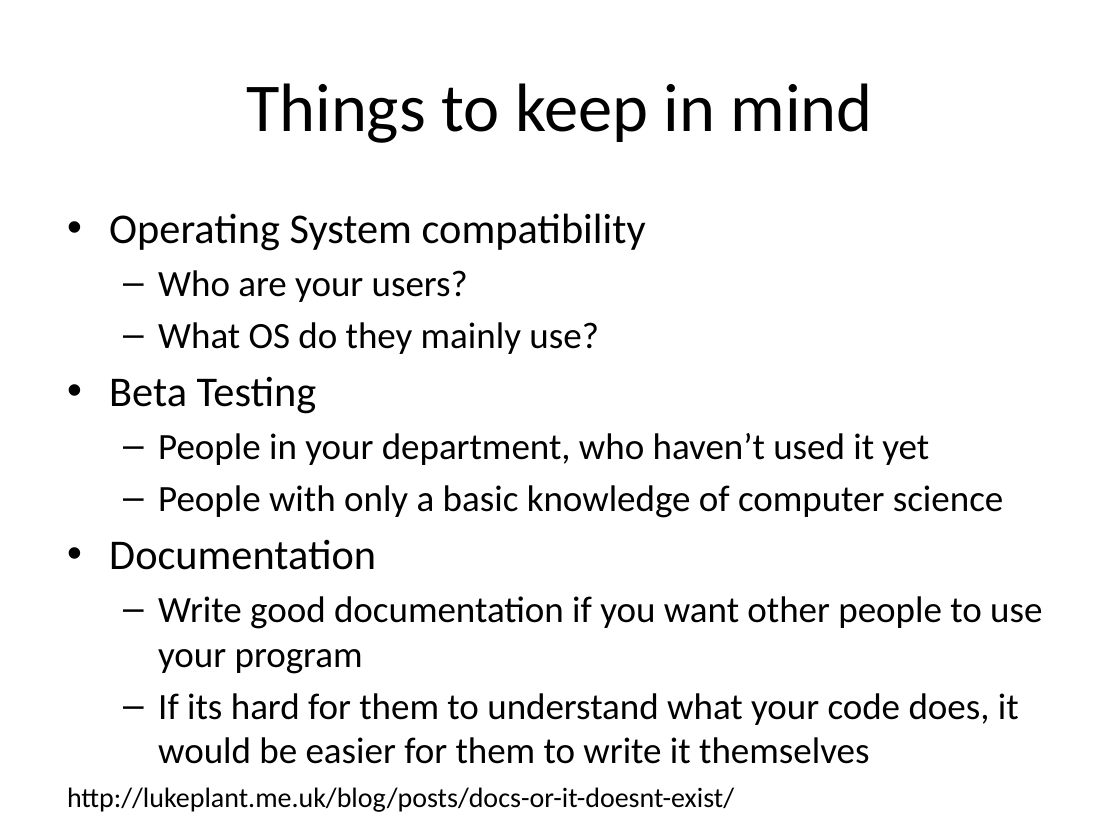
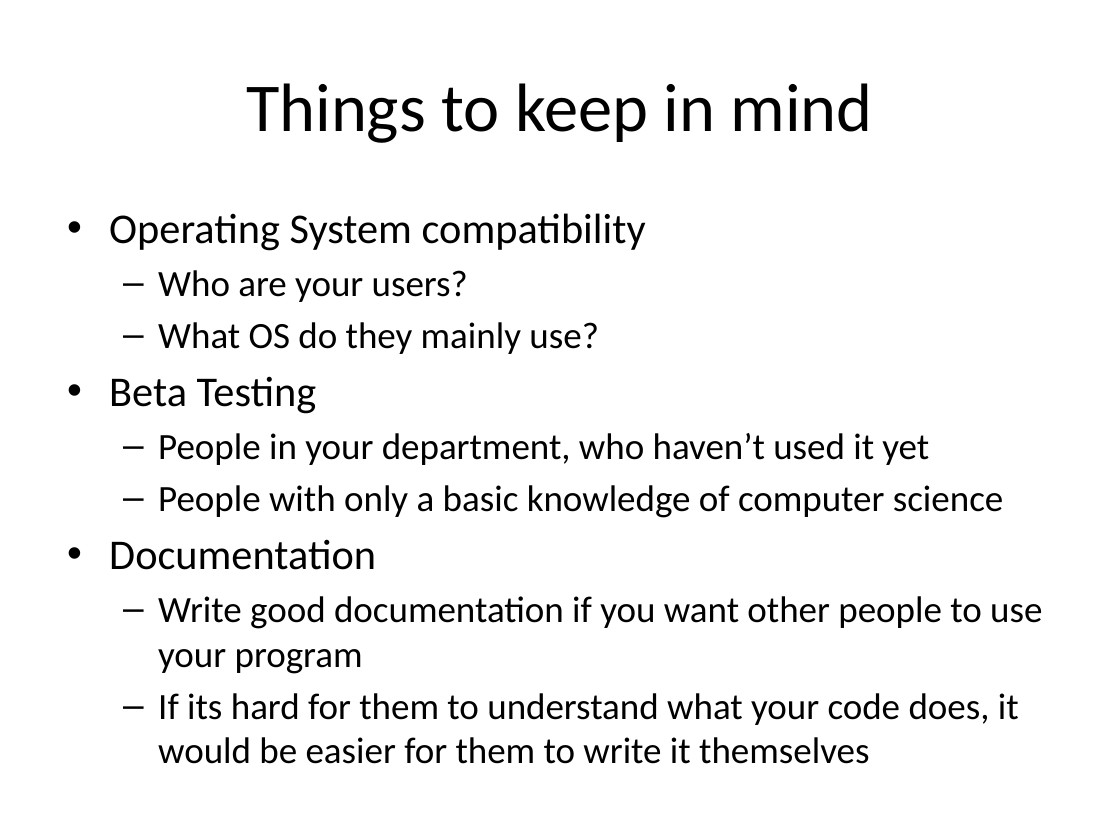
Before and after one commit to lkloh/USArray, a slide deck: slide 33 of BasicsOfCoding/BasicsOfCoding.pptx (slide 23 before the commit). Drawn at 1120x840 pixels with LibreOffice and Linux fonts; fonts in the diff are those of the drawing. Boxes give left, top, right and bottom in pixels: in the first picture for what was removed or moved away, otherwise in the second. Text is boxed around its words. In the diff, an @@ line names an element or a change of style, - is before the commit and + after.

Commit message:
added docs

```diff
--- a/BasicsOfCoding/BasicsOfCoding.pptx
+++ b/BasicsOfCoding/BasicsOfCoding.pptx
@@ text removed at [67,787,734,812] @@
-http://lukeplant.me.uk/blog/posts/docs-or-it-doesnt-exist/
```
Also in this commit, not shown: 1 other slide changed, 13 slides added, 5 slides removed, 3 other files.
